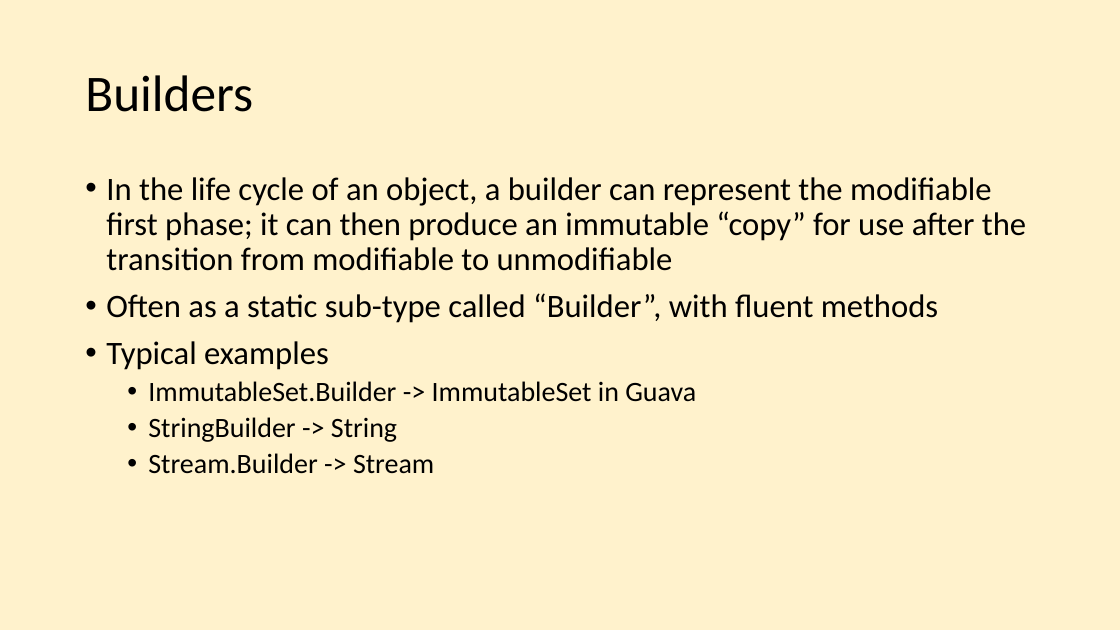
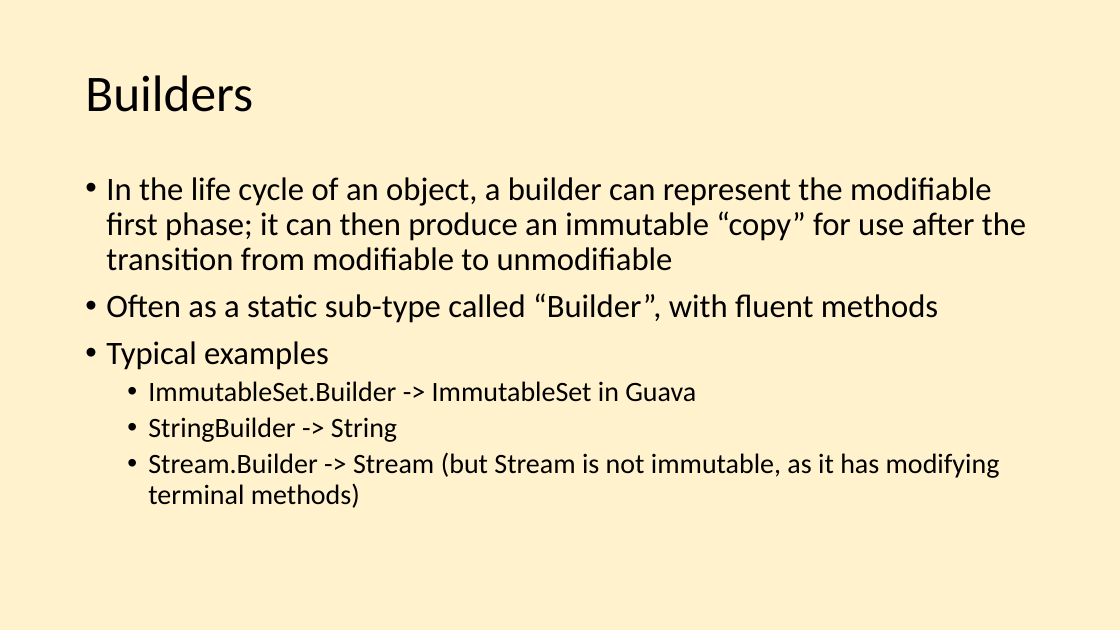
Before and after one commit to e2immu/e2immu-site, a slide deck: slide 16 of static/powerpoint/SlideDeck1.pptx. Drawn at 1120x630 pixels with LibreOffice and Linux fonts; fonts in the diff are those of the drawing. Boxes give left, top, right and bottom in pixels: in the first picture for what was removed or moved away, otherwise in the second. Text is boxed around its words. In the diff, an @@ line names an element or a change of style, - is before the commit and + after.

```diff
--- a/static/powerpoint/SlideDeck1.pptx
+++ b/static/powerpoint/SlideDeck1.pptx
@@ text at (x1=148, y1=452, x2=1000, y2=508): text changed @@
-  • Stream.Builder -> Stream
+  • Stream.Builder -> Stream (but Stream is not immutable, as it has modifying terminal methods)
```
Also in this commit, not shown: 9 other slides changed, 7 other files.
